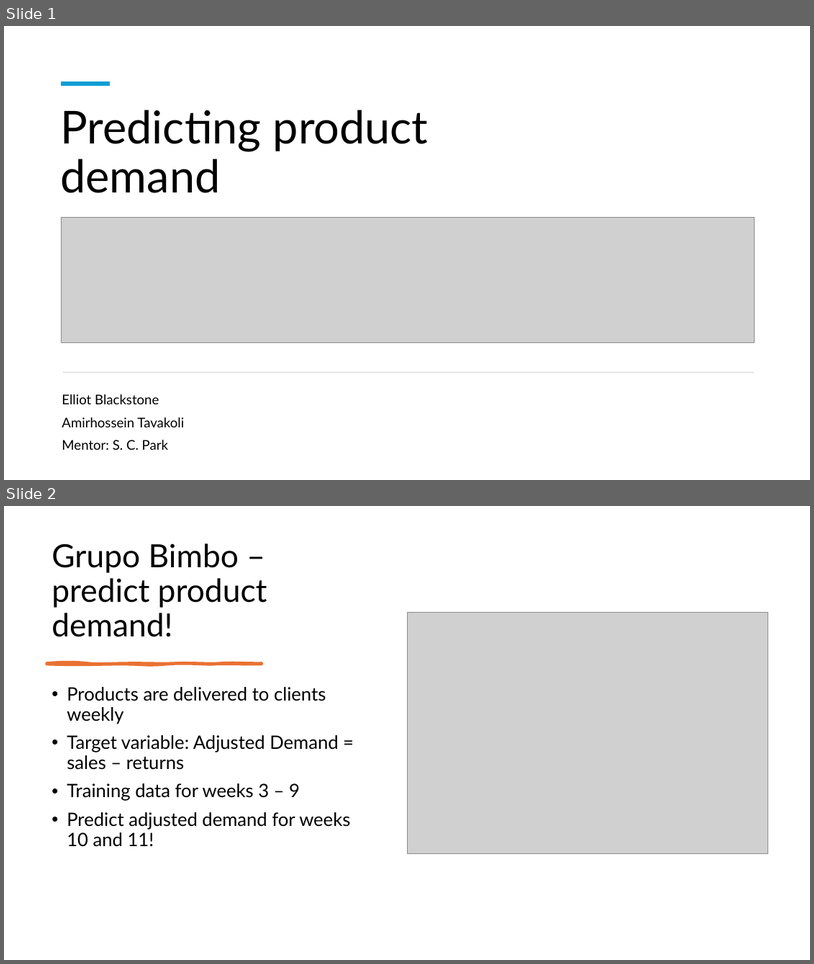
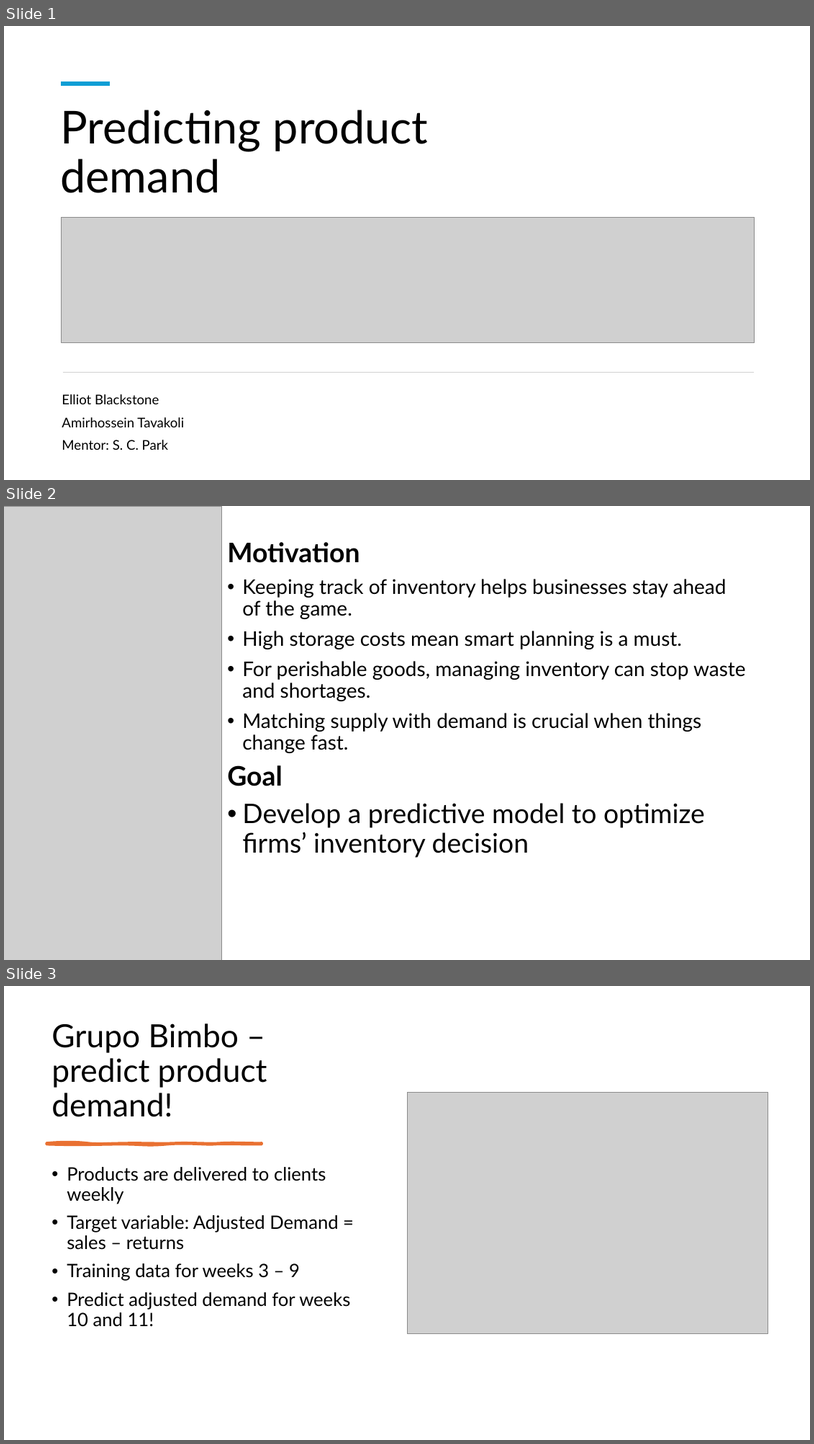
Before and after one commit to ElliotBlackstone/EWinter25_Product_Inventory, a slide deck: Predicting product demand.pptx. Shown one above the other, each under a label of ours: slides 1 and 2 before the commit, slides 1, 2 and 3 after it. The pictures are 814x964 and 814x1444 pixels, drawn with LibreOffice and Linux fonts; fonts in the diff are those of the drawing; grey boxes stand for pictures. Boxes give left, top, right and bottom in pixels: in the first picture for what was removed or moved away, otherwise in the second. Text is boxed around its words. In the diff, an @@ line names an element or a change of style, - is before the commit and + after.

Commit message:
updated motivation

```diff
--- a/Predicting product demand.pptx
+++ b/Predicting product demand.pptx
@@ slide 2 added at (4, 506, 810, 960), background #FFFFFF @@
@@ picture added at (4, 506, 221, 960) @@
@@ text added at (227, 542, 746, 857), 24 pt, text #000000 @@
+Motivation
+• Keeping track of inventory helps businesses stay ahead of the game.
+• High storage costs mean smart planning is a must.
+• For perishable goods, managing inventory can stop waste and shortages.
+• Matching supply with demand is crucial when things change fast.
+Goal
+• Develop a predictive model to optimize firms’ inventory decision
@@ what was slide 2 is now slide 3 @@
```
